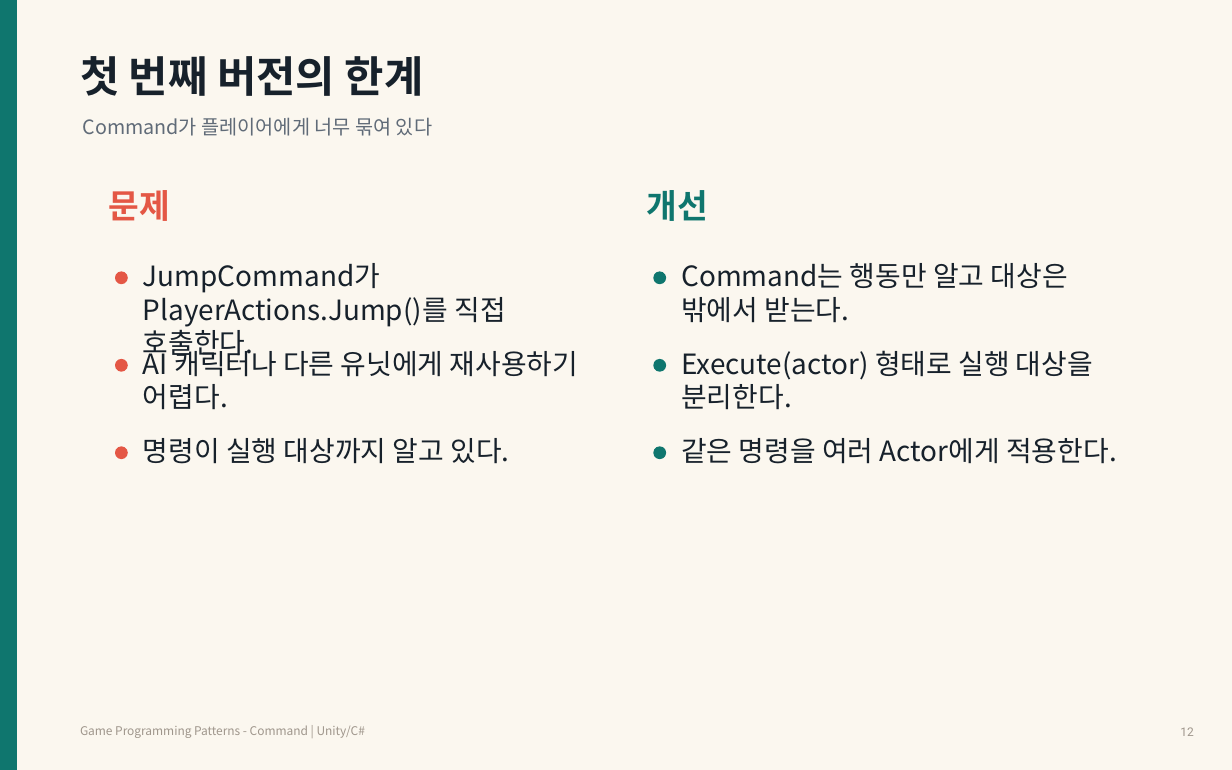
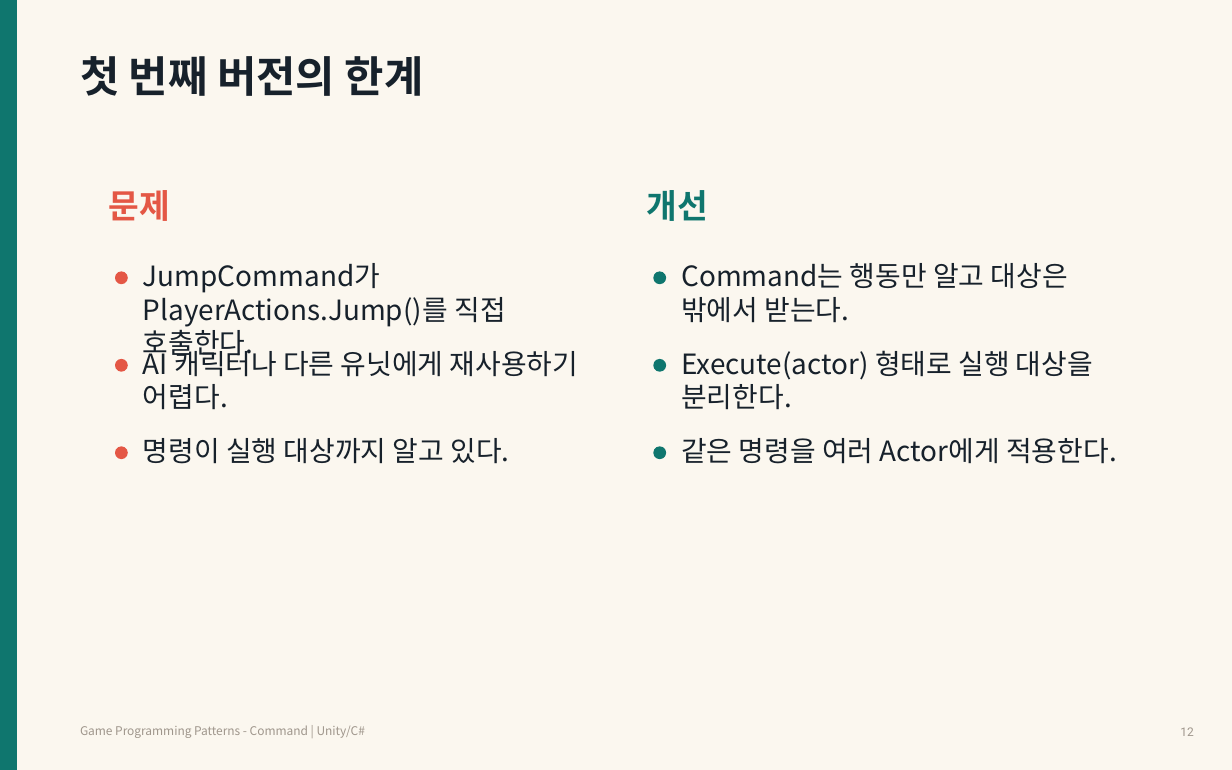
Before and after one commit to Meerkat-GMD/unity-programming-pattern, a slide deck: slide 12 of 강의자료/유니티 프로그래밍 패턴 2차시 - Command Pattern.pptx. Drawn at 1232x770 pixels with LibreOffice and Linux fonts; fonts in the diff are those of the drawing. Boxes give left, top, right and bottom in pixels: in the first picture for what was removed or moved away, otherwise in the second. Text is boxed around its words. In the diff, an @@ line names an element or a change of style, - is before the commit and + after.

```diff
--- a/강의자료/유니티 프로그래밍 패턴 2차시 - Command Pattern.pptx
+++ b/강의자료/유니티 프로그래밍 패턴 2차시 - Command Pattern.pptx
@@ text removed at (x1=83, y1=117, x2=432, y2=136) @@
-Command가 플레이어에게 너무 묶여 있다
```
Also in this commit, not shown: 32 other slides changed.
